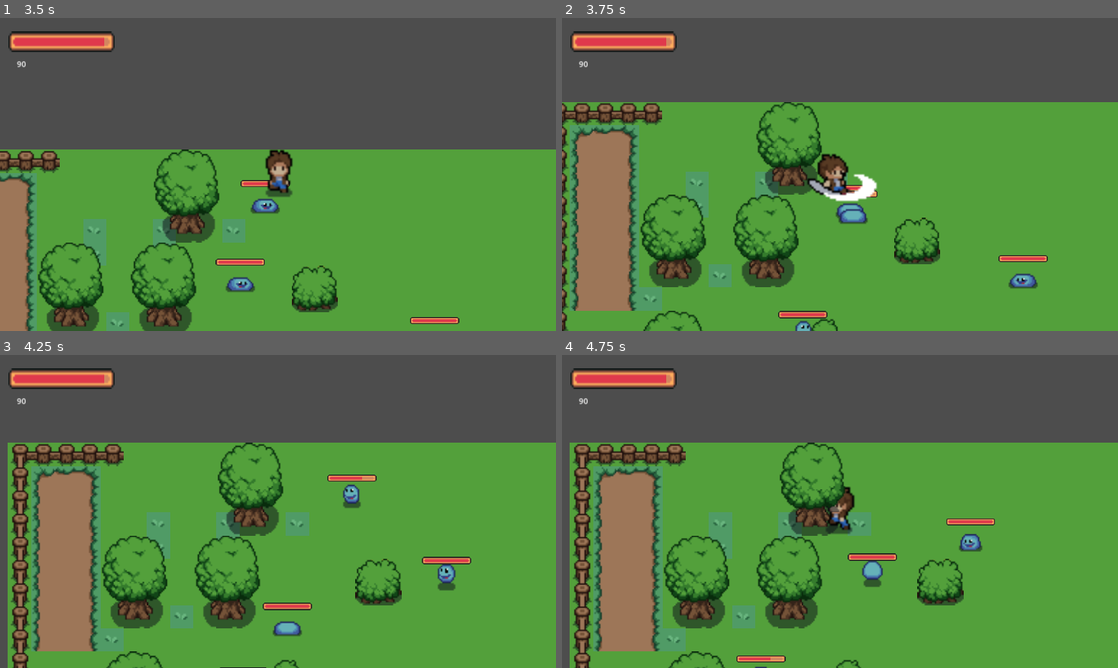
Above: before the commit, frames 1-4 (two rows, left to right).
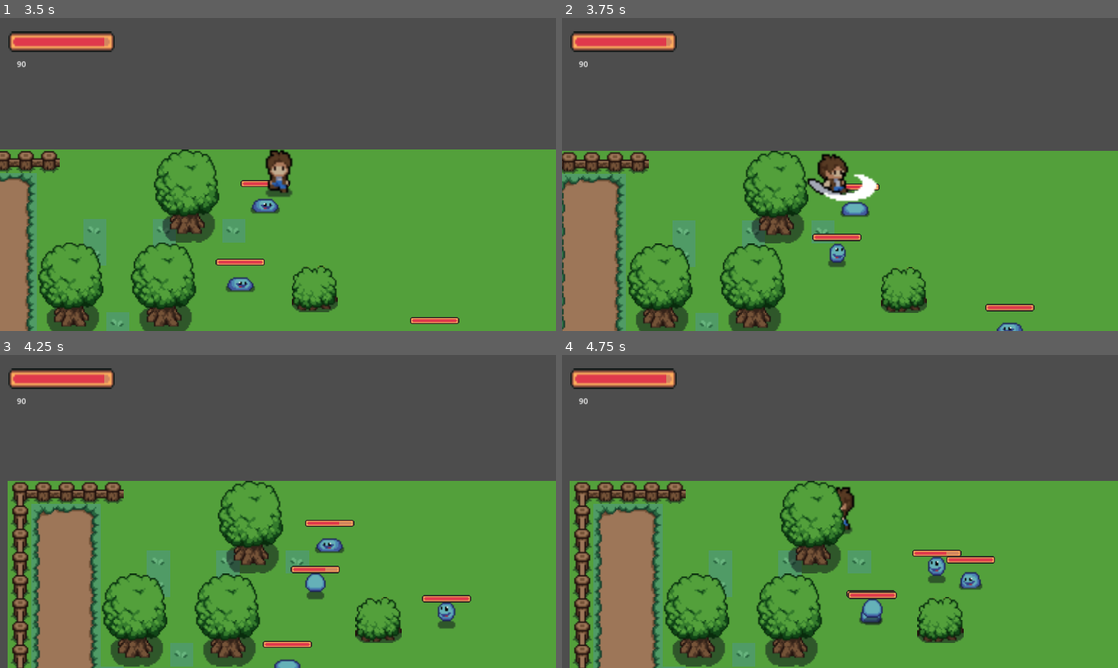
Above: after the commit, the same moments.

Repository: IgorMianowany/Manual-Vampire-Survivors
Game: Godot game, scene res://level_01.tscn
The game is run twice, just before and just after one commit, with the same random seed, the same clock (stepped at 60 frames per second) and the same inputs.
Inputs (mouse positions are in pixels of both pictures, inside the frame that each line leads up to):
- Up to frame 1 (3.5 s): move the mouse to (400, 158) at 0.52 s; press the mouse at (400, 158) at 0.53 s; hold D (move_right) 0.53-1.28 s; move the mouse to (166, 190) at 1.27 s; release the mouse at (166, 190) at 1.28 s; hold W (move_down) 1.28-2.03 s; click (166, 190) at 1.35 s; move the mouse to (333, 105) at 2.02 s; press the mouse at (333, 105) at 2.03 s; hold D (move_right) 2.03-2.78 s; move the mouse to (250, 237) at 2.77 s; release the mouse at (250, 237) at 2.78 s; hold S (move_up) from 2.78 s (still down); click (250, 237) at 2.85 s
- Up to frame 2 (3.75 s): move the mouse to (1006, 221) at 3.52 s; release S (move_up) at 3.53 s; press the mouse at (1006, 221) at 3.53 s; hold A (move_left) from 3.53 s (still down)
- Up to frame 3 (4.25 s): keep holding A (move_left)
- Up to frame 4 (4.75 s): keep holding A (move_left); move the mouse to (673, 464) at 4.27 s; release the mouse at (673, 464) at 4.28 s; click (673, 464) at 4.35 s

Frame 1 is identical in both runs. In frame 2, 33% of the frame differs, in the area x 0-100%, y 26-100%; in frame 3, 30%; in frame 4, 30%.

Commit message:
added slime death animation

Diff:
--- a/player.gd
+++ b/player.gd
@@ -4,9 +4,9 @@
 @export var speed : float = 125
 @export var invincibility_time : float = 1
 @export var attack_time : float = .5
-@export var attack_range : float = 25
+@export var attack_range : float = 15
 @export var attack_damage : float = 3.5
-@export var knockback_power : float = 5
+@export var knockback_power : float = 1
 @export var self_knockback_speed : float = 5
 var invincibility_timer : float = 0
 var is_invincible : bool = false
--- a/player.tscn
+++ b/player.tscn
@@ -280,7 +280,6 @@
 collision_layer = 8
 collision_mask = 7
 script = ExtResource("1_0qibv")
-attack_range = 15.0
 
 [node name="CollisionShape2D" type="CollisionShape2D" parent="."]
 position = Vector2(0.5, 5.5)
@@ -303,7 +302,6 @@
 [node name="UtilTimer" type="Timer" parent="."]
 
 [node name="AttackShapeCast" type="ShapeCast2D" parent="."]
-visible = false
 shape = SubResource("CircleShape2D_6mrx5")
 target_position = Vector2(0, 15)
 margin = 5.0
--- a/slime.gd
+++ b/slime.gd
@@ -56,7 +56,9 @@
 
 func handle_animation() -> void:
 	direction = position.direction_to(player.position)
-	if velocity != Vector2.ZERO:
+	if health <= 0:
+		$AnimatedSprite2D.play("die")
+	elif velocity != Vector2.ZERO:
 		if direction.x > 0  and jump_timer < jump_cooldown + 0.1:
 			if direction.x > direction.y:
 				$AnimatedSprite2D.play("move_right")
